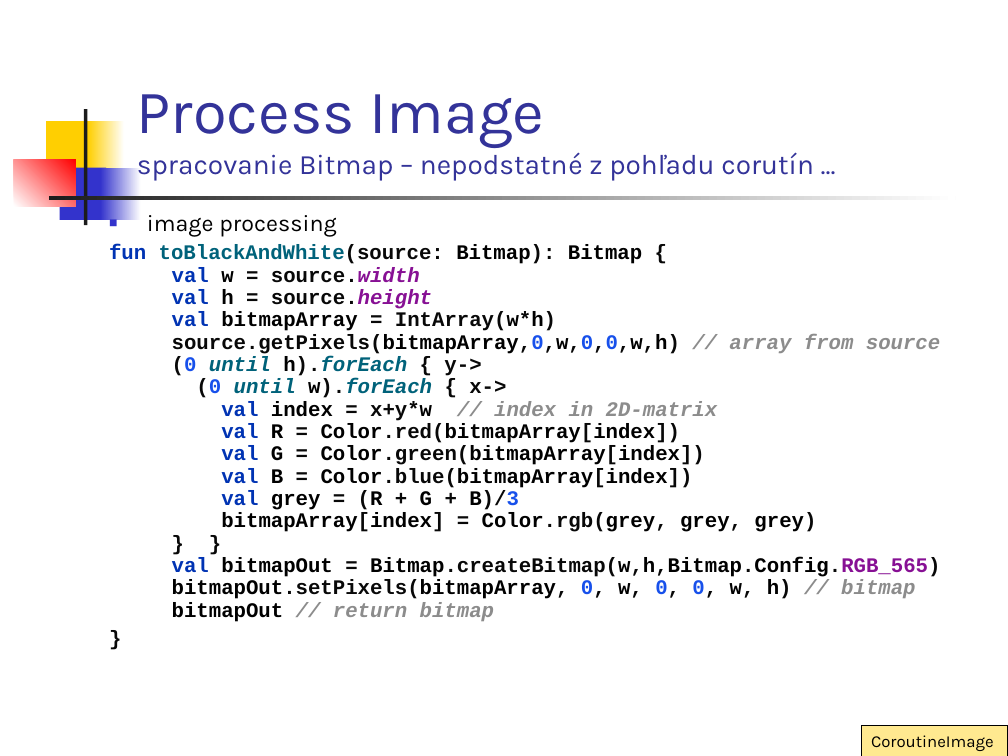
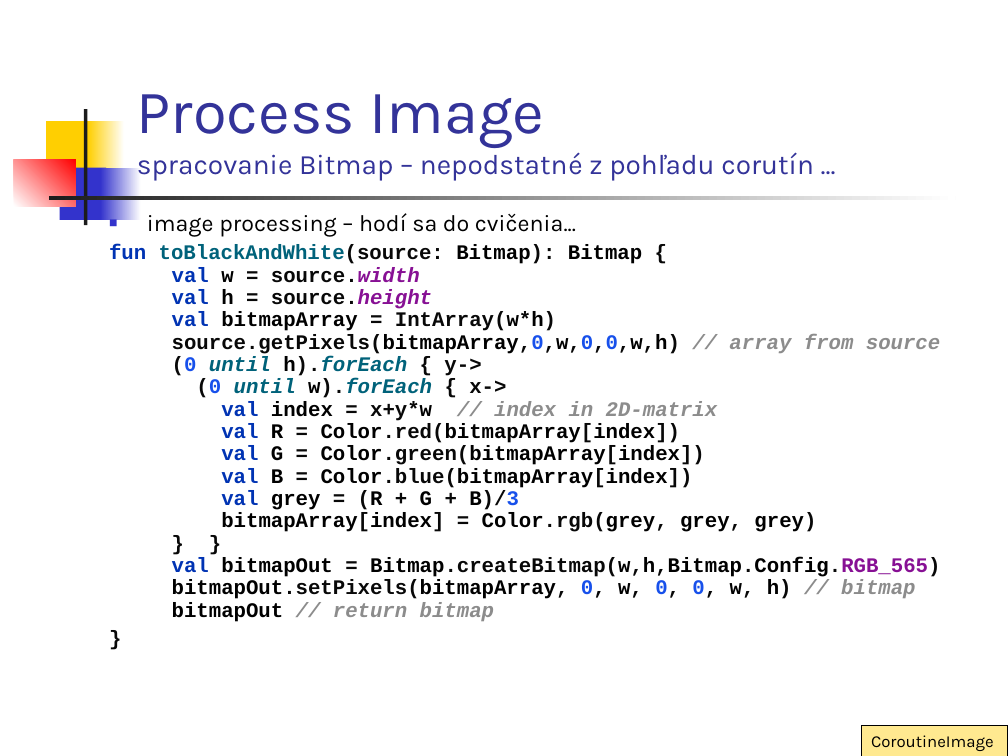
Before and after one commit to vmandro/Prednasky, a slide deck: slide 35 of 10/10_Android.ppt (slide 34 before the commit). Drawn at 1008x756 pixels with LibreOffice and Linux fonts; fonts in the diff are those of the drawing. Boxes give left, top, right and bottom in pixels: in the first picture for what was removed or moved away, otherwise in the second. Text is boxed around its words. In the diff, an @@ line names an element or a change of style, - is before the commit and + after.

```diff
--- a/10/10_Android.ppt
+++ b/10/10_Android.ppt
@@ text at <box>147,213,576,237</box>: text changed @@
-■ image processing
+■ image processing – hodí sa do cvičenia...
```
Also in this commit, not shown: 3 other slides changed, 1 slide added, 2 other files.
